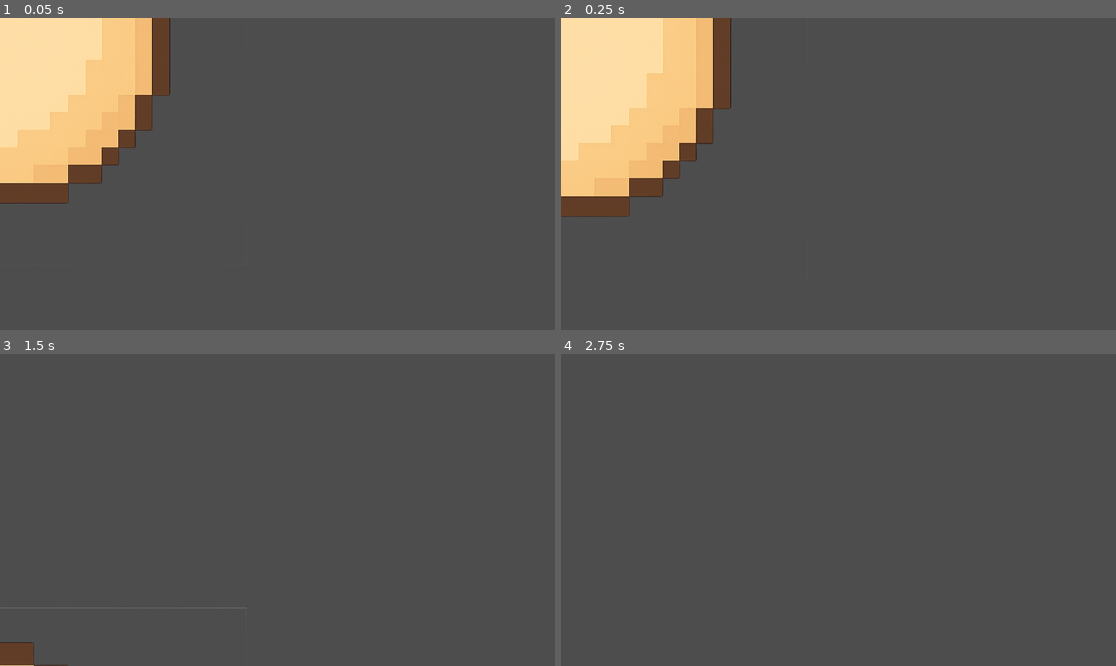
Above: before the commit, frames 1-4 (two rows, left to right).
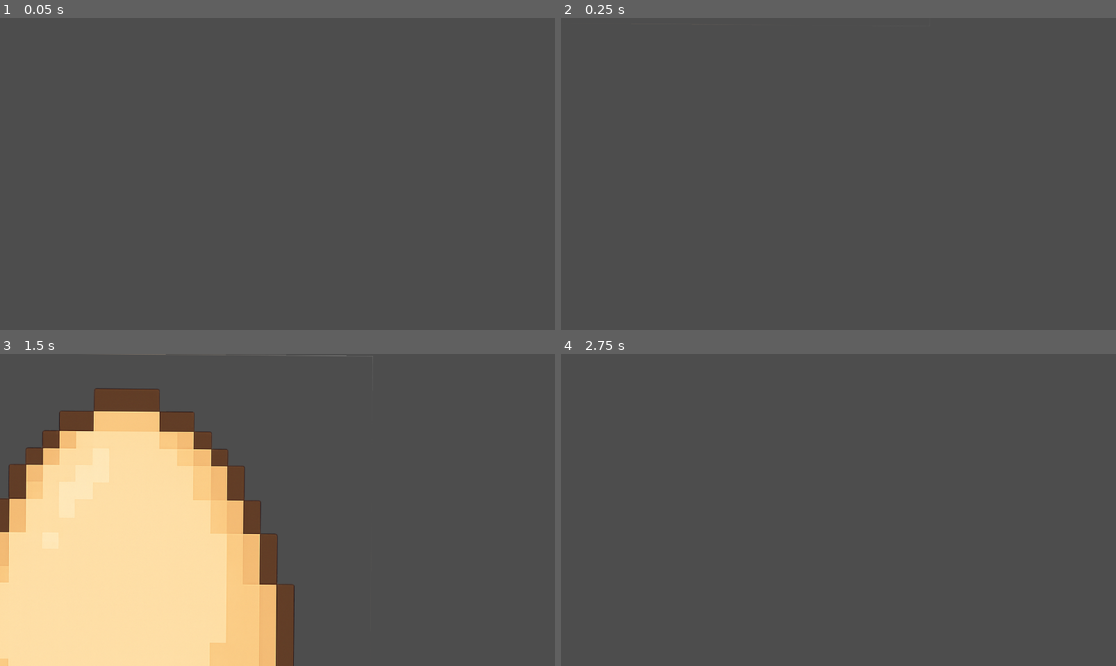
Above: after the commit, the same moments.

Repository: mathison0/eggpack
Game: Godot game, scene res://scenes/levels/main.tscn
Two runs of this game, one before a commit and one after it. Both use one fixed random seed, a clock stepped at 60 frames per second and the inputs below. Before the commit the project starts from res://scenes/player/egg.tscn.
Inputs:
- Up to frame 1 (0.05 s): no input
- Up to frame 2 (0.25 s): no input
- Up to frame 3 (1.5 s): no input
- Up to frame 4 (2.75 s): no input

The runs differ from the first frame. In frame 1, 15% of the frame differs, in the area x 0-31%, y 0-60%; in frame 2, 16%; in frame 3, 38%, in the area x 0-68%, y 0-100%; in frame 4, nothing differs.

Commit message:
merge save

Diff:
--- a/assets/graphics/22.tscn
+++ /dev/null
@@ -1,3 +0,0 @@
-[gd_scene format=3 uid="uid://cxuy270nu8lyj"]
-
-[node name="22" type="Node2D"]
--- /dev/null
+++ b/assets/graphics/tiles/ground_tileset.tres
@@ -0,0 +1,20 @@
+[gd_resource type="TileSet" load_steps=3 format=3 uid="uid://btalv436tnmlj"]
+
+[ext_resource type="Texture2D" uid="uid://b5u5imug2a00i" path="res://assets/graphics/tiles/ground_tileset.png" id="1_c8h4y"]
+
+[sub_resource type="TileSetAtlasSource" id="TileSetAtlasSource_iox24"]
+texture = ExtResource("1_c8h4y")
+texture_region_size = Vector2i(320, 320)
+0:0/0 = 0
+0:1/0 = 0
+1:1/0 = 0
+1:2/0 = 0
+1:0/0 = 0
+2:1/0 = 0
+2:2/0 = 0
+0:2/0 = 0
+2:0/0 = 0
+
+[resource]
+tile_size = Vector2i(320, 320)
+sources/0 = SubResource("TileSetAtlasSource_iox24")
--- a/project.godot
+++ b/project.godot
@@ -11,5 +11,5 @@
 [application]
 
 config/name="eggpack"
-run/main_scene="uid://h17puraebncd"
+run/main_scene="uid://bwckb05ota23m"
 config/features=PackedStringArray("4.4", "Forward Plus")
--- a/scenes/levels/main.tscn
+++ b/scenes/levels/main.tscn
@@ -1,9 +1,13 @@
-[gd_scene load_steps=2 format=3 uid="uid://bwckb05ota23m"]
+[gd_scene load_steps=3 format=3 uid="uid://bwckb05ota23m"]
 
 [ext_resource type="PackedScene" uid="uid://h17puraebncd" path="res://scenes/player/egg.tscn" id="2_y0acb"]
+[ext_resource type="TileSet" uid="uid://btalv436tnmlj" path="res://assets/graphics/tiles/ground_tileset.tres" id="3_u81e1"]
 
 [node name="Main" type="Node2D"]
 
 [node name="egg" parent="." instance=ExtResource("2_y0acb")]
 position = Vector2(258, -527)
 rotation = 0.0080111
+
+[node name="platformTileMap" type="TileMapLayer" parent="."]
+tile_set = ExtResource("3_u81e1")
--- a/scenes/objects/test.tscn
+++ /dev/null
@@ -1,3 +0,0 @@
-[gd_scene format=3 uid="uid://bwmhi00hwxfq0"]
-
-[node name="Test" type="Node2D"]
Binary file removed: assets/graphics/ground_bottom.png
Not shown, removed: assets/graphics/ground_bottom.png.import
Binary file removed: assets/graphics/ground_in.png
Not shown, removed: assets/graphics/ground_in.png.import
Binary file removed: assets/graphics/ground_inner.png
Not shown, removed: assets/graphics/ground_inner.png.import
Binary file removed: assets/graphics/ground_left_bottom_corner.png
Binary file removed: assets/graphics/ground_left_corner.png
Not shown, removed: assets/graphics/ground_left_corner.png.import
Binary file removed: assets/graphics/ground_left_end.png
Not shown, removed: assets/graphics/ground_left_end.png.import
Binary file removed: assets/graphics/ground_right_bottom_corner.png
(and 9 more such lines)
